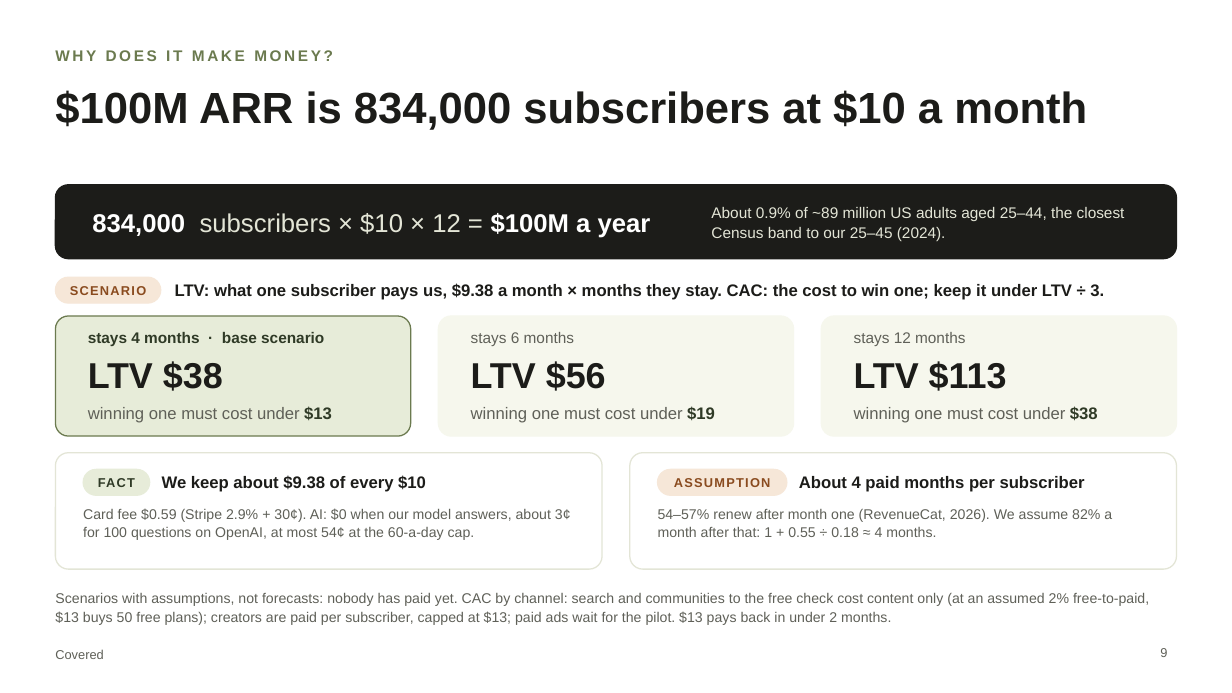
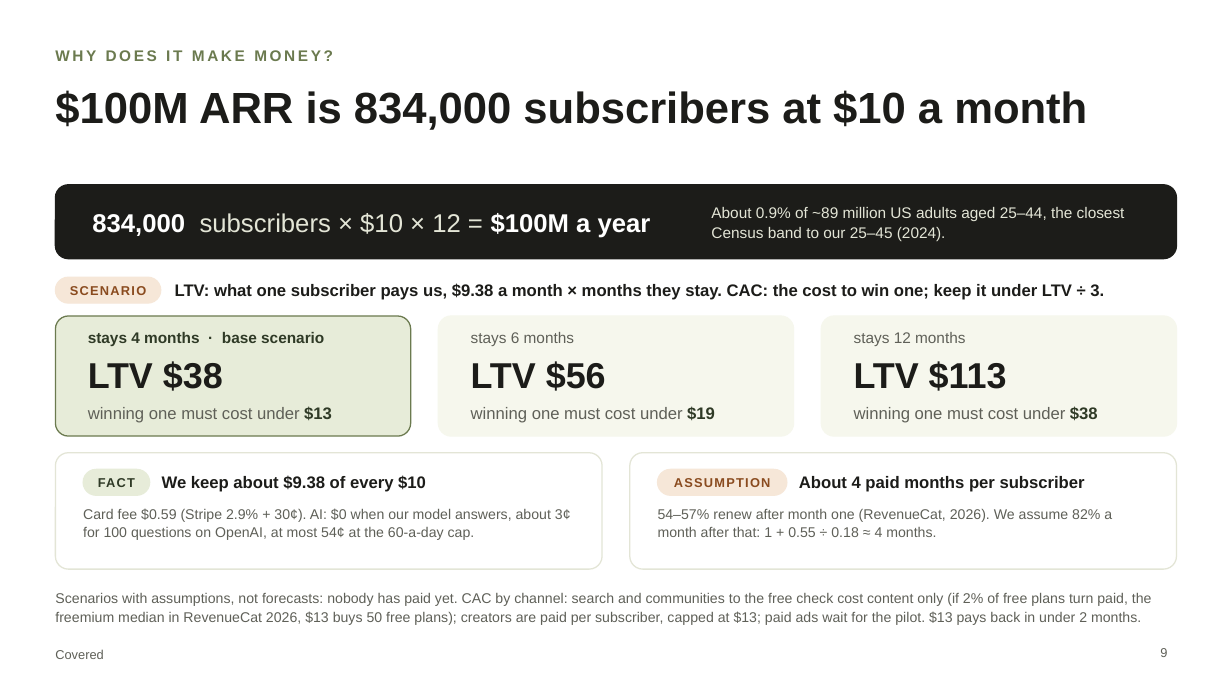
Before and after one commit to chinusoid/FractureTeam, a slide deck: slide 9 of pitch/covered-pitch.pptx. Drawn at 1232x693 pixels with LibreOffice and Linux fonts; fonts in the diff are those of the drawing. Boxes give left, top, right and bottom in pixels: in the first picture for what was removed or moved away, otherwise in the second. Text is boxed around its words. In the diff, an @@ line names an element or a change of style, - is before the commit and + after.

```diff
--- a/pitch/covered-pitch.pptx
+++ b/pitch/covered-pitch.pptx
@@ text at (x1=55, y1=593, x2=1152, y2=625): text changed @@
-Scenarios with assumptions, not forecasts: nobody has paid yet. CAC by channel: search and communities to the free check cost content only (at an assumed 2% free-to-paid, $13 buys 50 free plans); creators are paid per subscriber, capped at $13; paid ads wait for the pilot. $13 pays back in under 2 months.
+Scenarios with assumptions, not forecasts: nobody has paid yet. CAC by channel: search and communities to the free check cost content only (if 2% of free plans turn paid, the freemium median in RevenueCat 2026, $13 buys 50 free plans); creators are paid per subscriber, capped at $13; paid ads wait for the pilot. $13 pays back in under 2 months.
```
Also in this commit, not shown: 4 other files.
